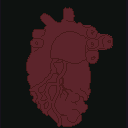
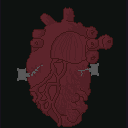
The second 128px x 128px image is a revision of the first. Changes to its layers:
painted on "Ebene 6" over [17, 7, 113, 127]
renamed "Ebene 1" to "outline", painted on it over [26, 7, 113, 127]
added layer "Ebene 7" above "shades" over [17, 7, 113, 127]
added layer "shades" above "grips" over [27, 15, 112, 127]
renamed "Ebene 4" to "grips", showed it, painted on it over [17, 55, 99, 124]
renamed "Ebene 5" to "base", painted on it over [26, 7, 113, 126]
